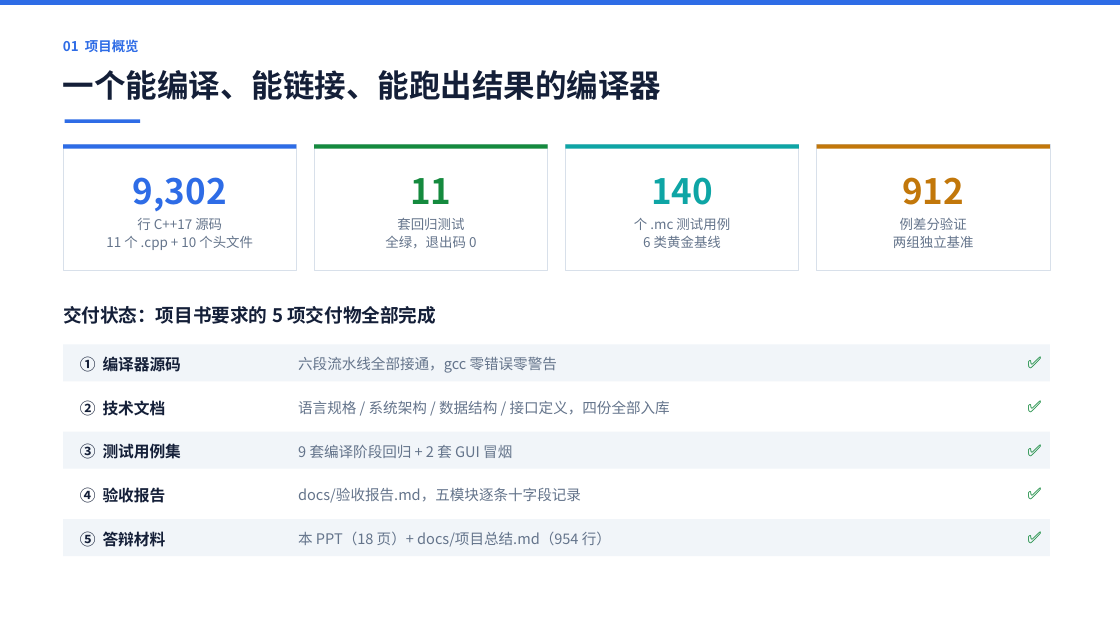
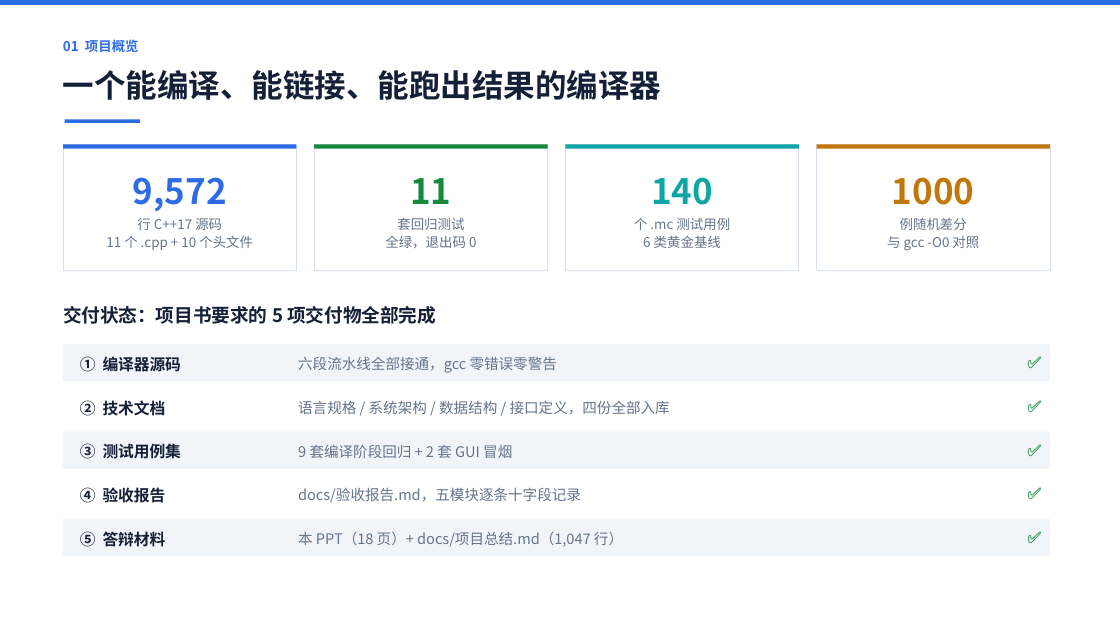
Before and after one commit to 9527-qincheng/MiniCCompiler, a slide deck: slide 2 of docs/MiniC编译器_答辩演示.pptx. Drawn at 1120x630 pixels with LibreOffice and Linux fonts; fonts in the diff are those of the drawing. Boxes give left, top, right and bottom in pixels: in the first picture for what was removed or moved away, otherwise in the second. Text is boxed around its words. In the diff, an @@ line names an element or a change of style, - is before the commit and + after.

```diff
--- a/docs/MiniC编译器_答辩演示.pptx
+++ b/docs/MiniC编译器_答辩演示.pptx
@@ text at (133,177,227,212): text changed @@
-9,302
+9,572
@@ text at (892,177,975,205): text changed @@
-912
+1000
@@ text at (887,218,979,251): text changed @@
-例差分验证
-两组独立基准
+例随机差分
+与 gcc -O0 对照
@@ text at (298,531,623,547): text changed @@
-本 PPT（18 页）+ docs/项目总结.md（954 行）
+本 PPT（18 页）+ docs/项目总结.md（1,047 行）
```
Also in this commit, not shown: 4 other slides changed, 8 other files.
